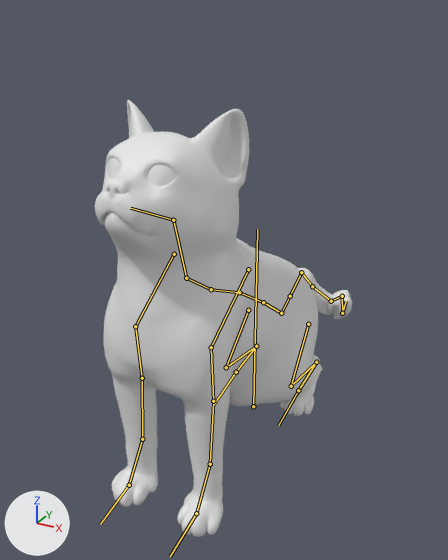
One commit to the glTF model models/cat/shea.glb: the scene before it, then after it.
Camera for both pictures: a 50 mm lens placed at (27.0, -56.4, 44.0), pointed at (-1.1, -5.5, 18.5). Arrows for +X, +Y and +Z are at lower left; the lights stay in place. The older version comes first. Both versions are drawn at frame 20 of the action 'sit'; the numbers are the values there. The bones that bend it are drawn over the model as lines.
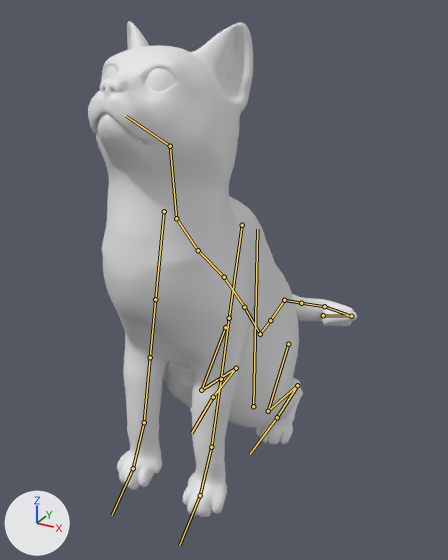
What the commit changed:
Bone 'hips' (bone_hips) moves from (0.0, -2.7, 12.0) to (0.0, 3.3, 12.9).
Bone 'hips' (bone_hips) turns from (-26, 0, 0) to (-44, 0, 0) degrees about its own x, y and z.
Bone 'tail1' (bone_tail1) turns from (-82, -6, -7) to (-42, -3, -8) degrees about its own x, y and z.
Bone 'tail2' (bone_tail2) turns from (1, 0, -23) to (3, 1, -20) degrees about its own x, y and z.
Bone 'tail3' (bone_tail3) turns from (7, 10, -109) to (-6, -3, -49) degrees about its own x, y and z.
Bone 'tail4' (bone_tail4) turns from (-31, 54, 124) to (-25, -57, -135) degrees about its own x, y and z.
Bone 'tail5' (bone_tail5) turns from (10, 50, -158) to (162, -31, 5) degrees about its own x, y and z.
Bone 'thighL' (bone_thighl) turns from (3, 2, -2) to (21, 1, -1) degrees about its own x, y and z.
Bone 'shinL' (bone_shinl) turns from (64, 0, 0) to (61, 0, 0) degrees about its own x, y and z.
Bone 'footL' (bone_footl) turns from (-92, 1, 1) to (-89, 1, 1) degrees about its own x, y and z.
Bone 'toesL' (bone_toesl) turns from (44, 0, 0) to (41, -2, 5) degrees about its own x, y and z.
Bone 'thighR' (bone_thighr) turns from (3, -2, 2) to (21, -1, 1) degrees about its own x, y and z.
Bone 'shinR' (bone_shinr) turns from (64, 0, 0) to (61, 0, 0) degrees about its own x, y and z.
Bone 'footR' (bone_footr) turns from (-92, -1, -1) to (-89, -1, -1) degrees about its own x, y and z.
Bone 'toesR' (bone_toesr) turns from (44, 0, 0) to (41, 2, -5) degrees about its own x, y and z.
Bone 'neck' (bone_neck) turns from (7, 0, 0) to (8, 0, 0) degrees about its own x, y and z.
Bone 'neck2' (bone_neck2) turns from (4, 0, 0) to (10, 0, 0) degrees about its own x, y and z.
Bone 'head' (bone_head) turns from (4, 0, 0) to (10, 0, 0) degrees about its own x, y and z.
Bone 'scapulaL' (bone_scapulal) turns from (-2, 0, 1) to (56, 0, 1) degrees about its own x, y and z.
Bone 'humerusL' (bone_humerusl) turns from (21, 0, 0) to (-39, 0, 0) degrees about its own x, y and z.
Bone 'forearmL' (bone_forearml) turns from (5, 0, 0) to (15, 0, 0) degrees about its own x, y and z.
Bone 'handL' (bone_handl) turns from (5, 0, -1) to (20, 0, 0) degrees about its own x, y and z.
Bone 'fingersL' (bone_fingersl) turns from (0, 0, 0) to (18, 0, 0) degrees about its own x, y and z.
Bone 'scapulaR' (bone_scapular) turns from (-2, 0, -1) to (56, 0, -1) degrees about its own x, y and z.
Bone 'humerusR' (bone_humerusr) turns from (21, 0, 0) to (-39, 0, 0) degrees about its own x, y and z.
Bone 'forearmR' (bone_forearmr) turns from (5, 0, 0) to (15, 0, 0) degrees about its own x, y and z.
Bone 'handR' (bone_handr) turns from (5, 0, 1) to (20, 0, 0) degrees about its own x, y and z.
Bone 'fingersR' (bone_fingersr) turns from (0, 0, 0) to (18, 0, 0) degrees about its own x, y and z.

Boxes (x1, y1, x2, y2) around the edits, measured in the pictures (448 x 560 px):
'Mesh_0.001', posed (13% taller): before (95, 100, 352, 537); after (88, 21, 357, 517)
bone 'hips', root to tip: before (281, 313) to (263, 302); after (260, 334) to (244, 307)
bone 'tail1', root to tip: before (301, 272) to (312, 286); after (284, 300) to (301, 303)
bone 'tail2', root to tip: before (312, 286) to (331, 301); after (301, 303) to (324, 306)
bone 'tail3', root to tip: before (331, 301) to (342, 296); after (324, 306) to (351, 316)
bone 'tail4', root to tip: before (342, 296) to (342, 313); after (351, 316) to (323, 315)
bone 'tail5', root to tip: before (342, 313) to (346, 301); after (323, 315) to (352, 316)
bone 'thighL', root to tip: before (308, 324) to (291, 386); after (288, 344) to (268, 411)
bone 'shinL', root to tip: before (291, 386) to (316, 362); after (268, 411) to (297, 385)
bone 'footL', root to tip: before (316, 362) to (298, 390); after (297, 385) to (277, 417)
bone 'toesL', root to tip: before (298, 390) to (278, 425); after (277, 417) to (250, 454)
bone 'thighR', root to tip: before (248, 310) to (226, 367); after (225, 327) to (201, 390)
bone 'shinR', root to tip: before (226, 367) to (256, 346); after (201, 390) to (236, 368)
bone 'footR', root to tip: before (256, 346) to (236, 372); after (236, 368) to (213, 397)
bone 'toesR', root to tip: before (236, 372) to (214, 404); after (213, 397) to (191, 433)
bone 'neck', root to tip: before (211, 289) to (186, 278); after (198, 250) to (176, 218)
bone 'neck2', root to tip: before (186, 278) to (173, 220); after (176, 218) to (170, 146)
bone 'head', root to tip: before (173, 220) to (130, 208); after (170, 146) to (126, 116)
bone 'scapulaL', root to tip: before (248, 269) to (211, 347); after (242, 225) to (229, 318)
bone 'humerusL', root to tip: before (211, 347) to (213, 401); after (229, 318) to (221, 379)
bone 'forearmL', root to tip: before (213, 401) to (210, 464); after (221, 379) to (211, 447)
bone 'handL', root to tip: before (210, 464) to (196, 513); after (211, 447) to (200, 495)
bone 'fingersL', root to tip: before (196, 513) to (170, 556); after (200, 495) to (179, 545)
bone 'scapulaR', root to tip: before (174, 254) to (135, 326); after (164, 211) to (155, 299)
bone 'humerusR', root to tip: before (135, 326) to (142, 378); after (155, 299) to (150, 357)
bone 'forearmR', root to tip: before (142, 378) to (142, 439); after (150, 357) to (144, 422)
bone 'handR', root to tip: before (142, 439) to (129, 485); after (144, 422) to (133, 468)
bone 'fingersR', root to tip: before (129, 485) to (100, 524); after (133, 468) to (112, 515)
